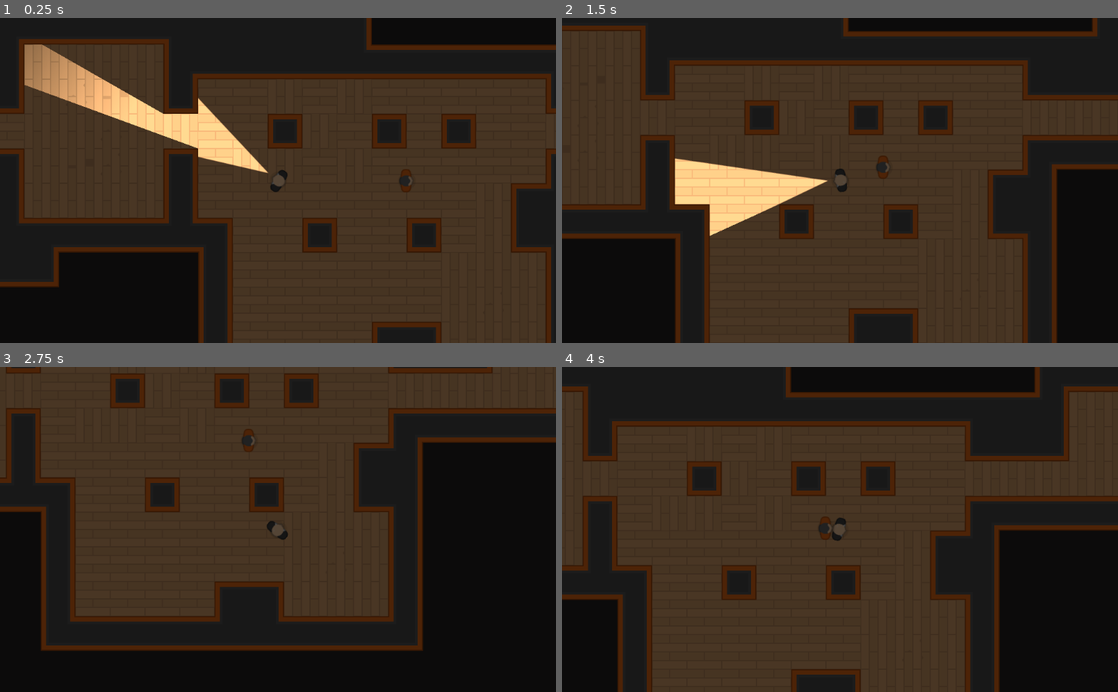
Above: before the commit, frames 1-4 (two rows, left to right).
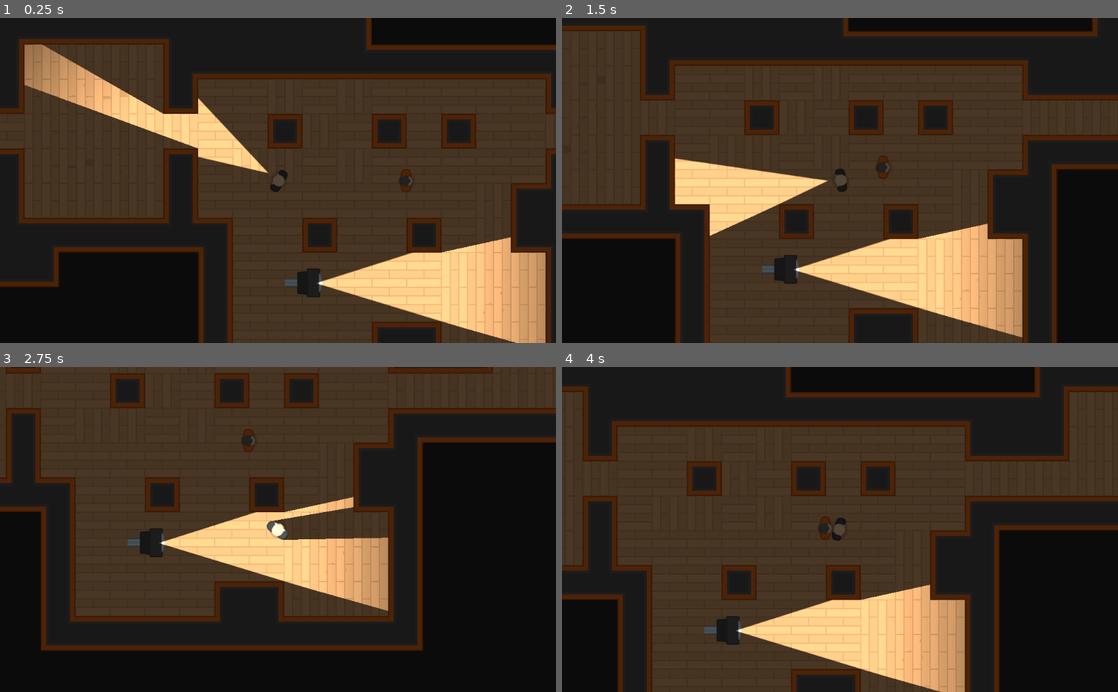
Above: after the commit, the same moments.

Repository: davidvgus/Heistmeisters
Game: Godot game, scene res://Levels/TemplateLevel.tscn
Two runs of this game, one before a commit and one after it. Both use one fixed random seed, a clock stepped at 60 frames per second and the inputs below. This scene is started directly instead of the project's main scene.
Inputs (mouse positions are in pixels of both pictures, inside the frame that each line leads up to):
- Up to frame 1 (0.25 s): no input
- Up to frame 2 (1.5 s): tap Enter at 0.5 s; move the mouse to (962, 164) at 0.52 s; hold D (move_right) 0.53-1.28 s; tap Q (toggle_torch) at 0.6, 1.35 s; move the mouse to (728, 196) at 1.27 s; hold S (move_down) from 1.28 s (still down)
- Up to frame 3 (2.75 s): move the mouse to (333, 458) at 2.02 s; release S (move_down) at 2.03 s; hold D (move_right) from 2.03 s (still down); tap Q (toggle_torch) at 2.1 s
- Up to frame 4 (4 s): move the mouse to (812, 594) at 2.77 s; release D (move_right) at 2.78 s; hold W (move_up) 2.78-3.53 s; tap Q (toggle_torch) at 2.85, 3.6 s; move the mouse to (1006, 578) at 3.52 s; hold A (move_left) from 3.53 s (still down)

The runs differ from the first frame. In frame 1, 8.2% of the frame differs, in the area x 51-99%, y 67-100%; in frame 2, 8.2%, in the area x 36-83%, y 63-99%; in frame 3, 6.7%; in frame 4, 8.2%.

Commit message:
added camera and shadow from torch ar working.

Diff:
--- /dev/null
+++ b/Characters/NPCs/Camera.tscn
@@ -0,0 +1,26 @@
+[gd_scene load_steps=5 format=2]
+
+[ext_resource path="res://GFX/PNG/Tiles/tile_463.png" type="Texture" id=1]
+[ext_resource path="res://GFX/PNG/Tiles/tile_536.png" type="Texture" id=2]
+[ext_resource path="res://Lightmaps/Torch.tscn" type="PackedScene" id=3]
+
+[sub_resource type="RectangleShape2D" id=1]
+
+[node name="Camera" type="Node2D"]
+
+[node name="Sprite" type="Sprite" parent="."]
+texture = ExtResource( 1 )
+
+[node name="CameraBody" type="KinematicBody2D" parent="."]
+
+[node name="Sprite" type="Sprite" parent="CameraBody"]
+position = Vector2( 13.2818, 0 )
+rotation = 1.5708
+texture = ExtResource( 2 )
+
+[node name="IGNORECollisionShape2D" type="CollisionShape2D" parent="CameraBody"]
+visible = false
+shape = SubResource( 1 )
+
+[node name="Torch" parent="CameraBody" instance=ExtResource( 3 )]
+shadow_enabled = true
--- a/Characters/Player.tscn
+++ b/Characters/Player.tscn
@@ -1,10 +1,9 @@
-[gd_scene load_steps=6 format=2]
+[gd_scene load_steps=5 format=2]
 
 [ext_resource path="res://Characters/TemplateCharacter.tscn" type="PackedScene" id=1]
 [ext_resource path="res://Characters/Player.gd" type="Script" id=2]
 [ext_resource path="res://GFX/PNG/Hitman 1/hitman1_stand.png" type="Texture" id=3]
 [ext_resource path="res://Lightmaps/Torch.tscn" type="PackedScene" id=4]
-[ext_resource path="res://Lightmaps/torchmap.png" type="Texture" id=5]
 
 [node name="Player" instance=ExtResource( 1 )]
 position = Vector2( 0, -1.85059 )
@@ -16,7 +15,6 @@
 [node name="Torch" parent="." index="2" instance=ExtResource( 4 )]
 position = Vector2( 16.9452, 1.84414 )
 scale = Vector2( 1.02265, 1 )
-texture = ExtResource( 5 )
 offset = Vector2( 320, 0 )
 shadow_enabled = true
 shadow_color = Color( 0.0862745, 0.0784314, 0.0784314, 0 )
--- a/Levels/TemplateLevel.tscn
+++ b/Levels/TemplateLevel.tscn
@@ -1,8 +1,9 @@
-[gd_scene load_steps=4 format=2]
+[gd_scene load_steps=5 format=2]
 
 [ext_resource path="res://Tiles/Tiles.tres" type="TileSet" id=1]
 [ext_resource path="res://Characters/Player.tscn" type="PackedScene" id=2]
 [ext_resource path="res://Characters/TemplateCharacter.tscn" type="PackedScene" id=3]
+[ext_resource path="res://Characters/NPCs/Camera.tscn" type="PackedScene" id=4]
 
 [node name="TemplateLevel" type="Node2D"]
 position = Vector2( 290.78, -599.006 )
@@ -23,3 +24,6 @@
 
 [node name="TemplateCharacter" parent="." instance=ExtResource( 3 )]
 position = Vector2( 513.01, 955.532 )
+
+[node name="Camera" parent="." instance=ExtResource( 4 )]
+position = Vector2( 320.519, 1143.83 )
--- a/Lightmaps/Torch.tscn
+++ b/Lightmaps/Torch.tscn
@@ -1,3 +1,7 @@
-[gd_scene format=2]
+[gd_scene load_steps=2 format=2]
+
+[ext_resource path="res://Lightmaps/torchmap.png" type="Texture" id=1]
 
 [node name="Torch" type="Light2D"]
+texture = ExtResource( 1 )
+offset = Vector2( 340, 0 )
